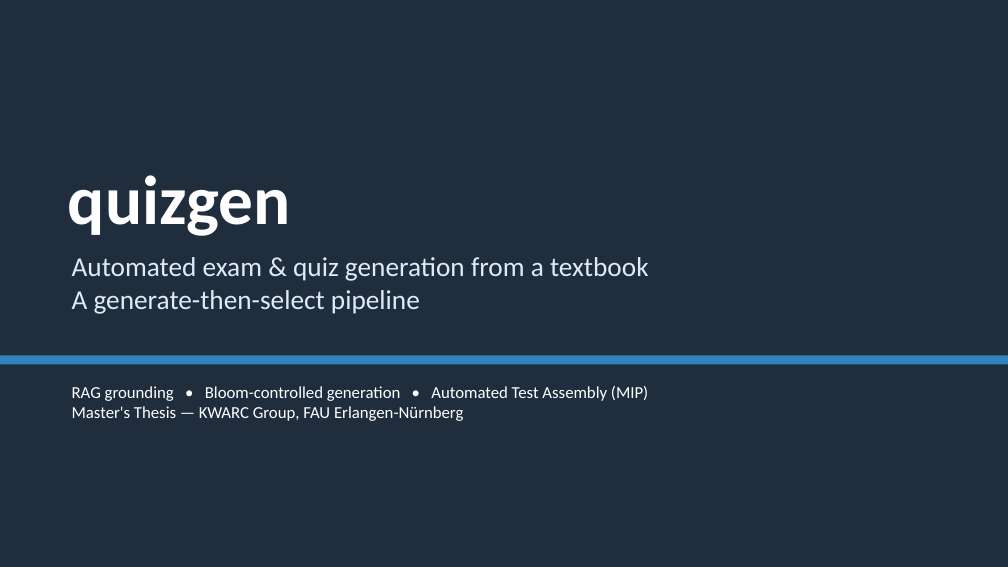
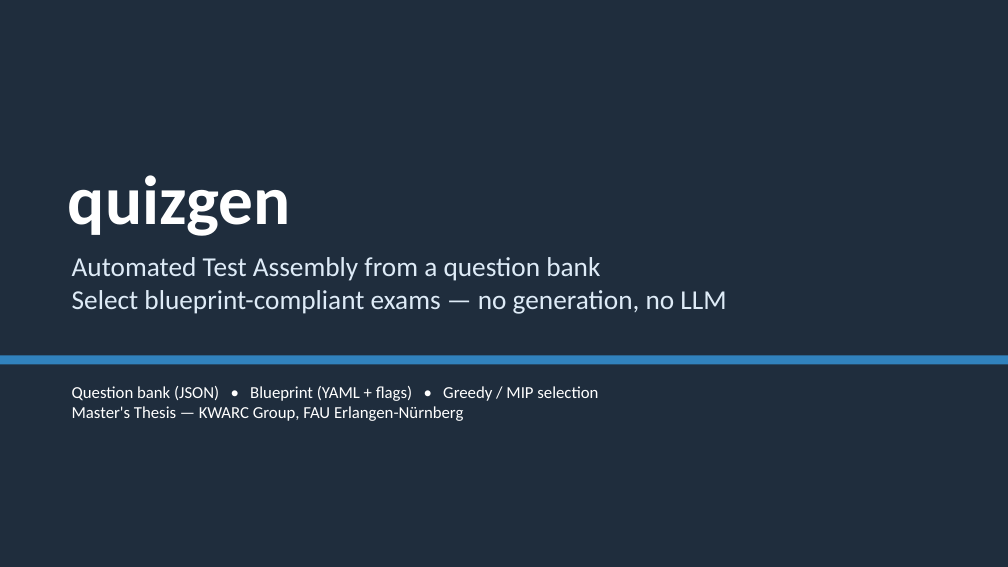
Before and after one commit to Jiniku/Masterthesis, a slide deck: slide 1 of docs/quizgen_slides.pptx. Drawn at 1008x567 pixels with LibreOffice and Linux fonts; fonts in the diff are those of the drawing. Boxes give left, top, right and bottom in pixels: in the first picture for what was removed or moved away, otherwise in the second. Text is boxed around its words. In the diff, an @@ line names an element or a change of style, - is before the commit and + after.

```diff
--- a/docs/quizgen_slides.pptx
+++ b/docs/quizgen_slides.pptx
@@ text at (72,257,726,314): text changed @@
-Automated exam & quiz generation from a textbook
-A generate-then-select pipeline
+Automated Test Assembly from a question bank
+Select blueprint-compliant exams — no generation, no LLM
@@ text at (72,386,598,401): text changed @@
-RAG grounding • Bloom-controlled generation • Automated Test Assembly (MIP)
+Question bank (JSON) • Blueprint (YAML + flags) • Greedy / MIP selection
```
Also in this commit, not shown: 3 other slides changed, 6 slides added, 8 slides removed, 6 other files.
